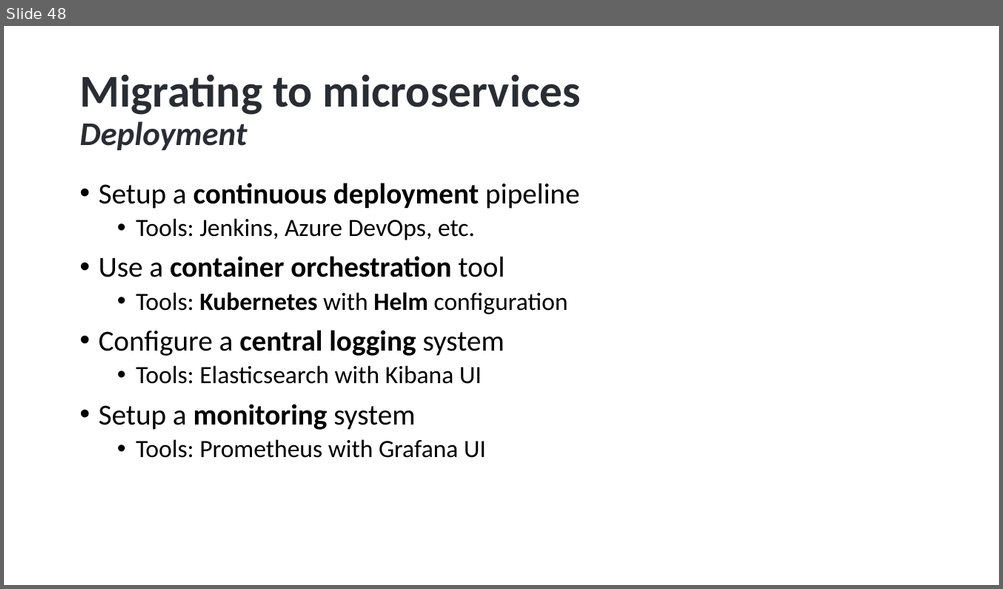
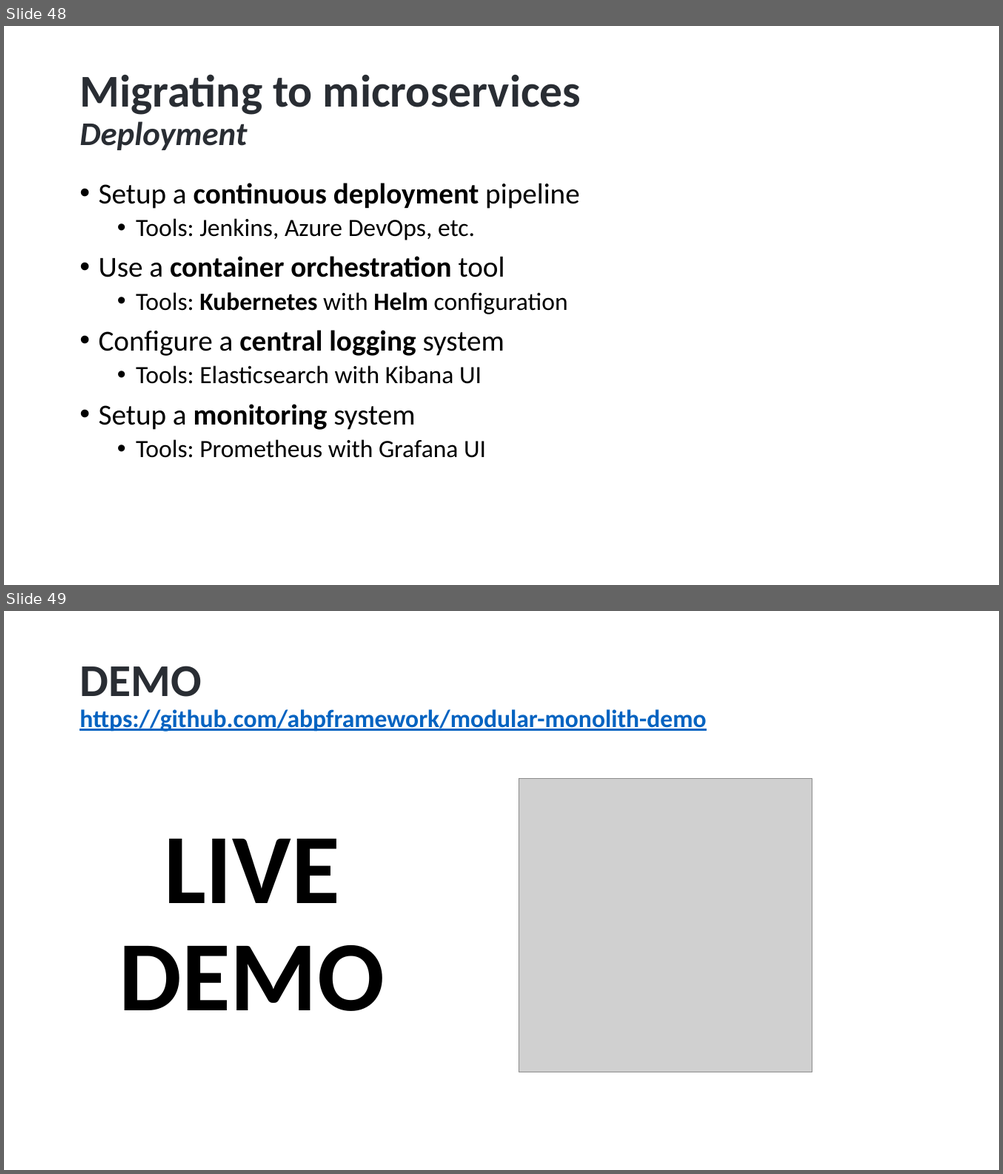
Before and after one commit to hikalkan/presentations, a slide deck: 2025-09-19 Dotnext St Petersburg/Monolith First Presentation.pptx. Shown one above the other, each under a label of ours: slide 48 before the commit, slides 48 and 49 after it. The pictures are 1003x589 and 1003x1174 pixels, drawn with LibreOffice and Linux fonts; fonts in the diff are those of the drawing; grey boxes stand for pictures; background and template pictures are left out. Boxes give left, top, right and bottom in pixels: in the first picture for what was removed or moved away, otherwise in the second. Text is boxed around its words. In the diff, an @@ line names an element or a change of style, - is before the commit and + after.

```diff
--- a/2025-09-19 Dotnext St Petersburg/Monolith First Presentation.pptx
+++ b/2025-09-19 Dotnext St Petersburg/Monolith First Presentation.pptx
@@ slide 49 added at <box>4,611,999,1170</box>, background picture (left out) @@
@@ title added at <box>79,666,706,732</box>, 24 pt, text #0563C1, bold, underline @@
+DEMO
+https://github.com/abpframework/modular-monolith-demo
@@ picture added at <box>519,779,813,1073</box> @@
@@ text added at <box>119,839,384,1011</box>, 96 pt, text #000000, bold @@
+LIVE
+DEMO
```
Also in this commit, not shown: 1 slide changed.
